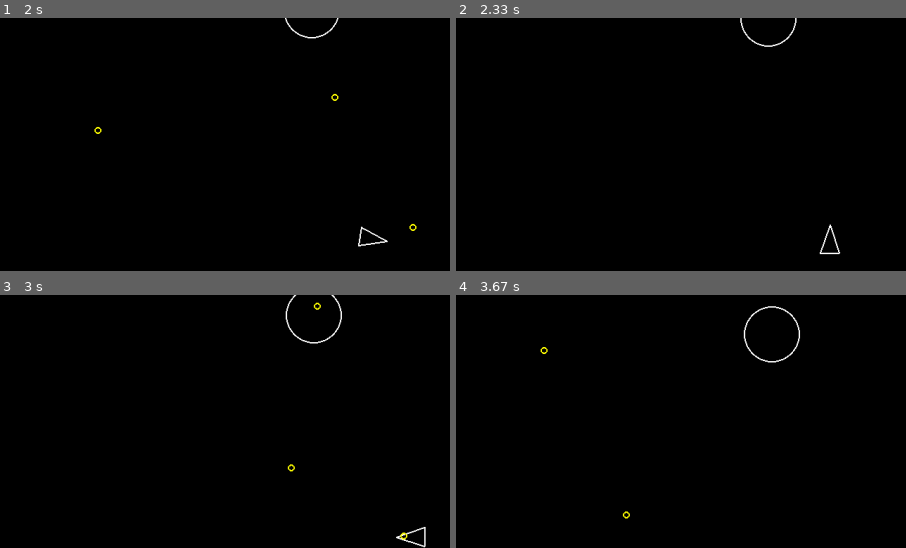
Above: before the commit, frames 1-4 (two rows, left to right).
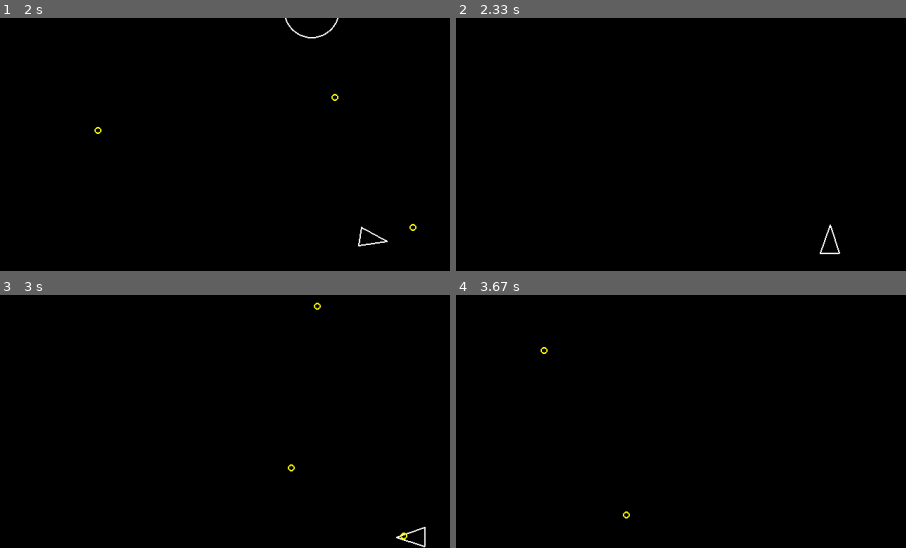
Above: after the commit, the same moments.

Repository: JuanPM18/Asteroids-pygame
Game: pygame game, started from main.py
Same seed, same stepped clock (60 frames per second), same inputs: the game is played once before the commit and once after it.
Inputs:
- Up to frame 1 (2 s): tap Space at 0.33, 0.73, 1.03, 1.23, 1.57, 1.87 s; hold D 0.67-1.13 s; hold W 1.17-1.47 s; hold D 1.5-1.97 s
- Up to frame 2 (2.33 s): hold A from 2 s (still down); tap Space at 2.07 s
- Up to frame 3 (3 s): tap Space at 2.37, 2.63, 2.97 s; release A at 2.53 s; hold S 2.57-2.87 s; hold A from 2.9 s (still down)
- Up to frame 4 (3.67 s): tap Space at 3.27, 3.4 s; release A at 3.3 s; hold W from 3.33 s (still down)
The pictures show only the part of the screen within x 5-55%, y 0-50%; the shares and areas given below are measured in that part.

Frame 1 is identical in both runs. In frame 2, 0.2% of the frame differs, in the area x 63-76%, y 0-12%; in frame 3, 0.3%; in frame 4, 0.3%, in the area x 63-77%, y 4-27%.

Commit message:
Ch3:Lesson5

Diff:
--- a/main.py
+++ b/main.py
@@ -34,10 +34,16 @@
                 return
 
         updatable.update(dt) # placed by boot.dev
+
         for rock in rocks:
             if rock.collision(player):
                 print("Game over!")
                 sys.exit()
+
+            for shot in shots:
+                if rock.collision(shot):
+                    rock.kill()
+                    shot.kill()
 
         pygame.Surface.fill(screen, (0,0,0)) # written by me
         # screen.fill("black") # from boot.dev solution
